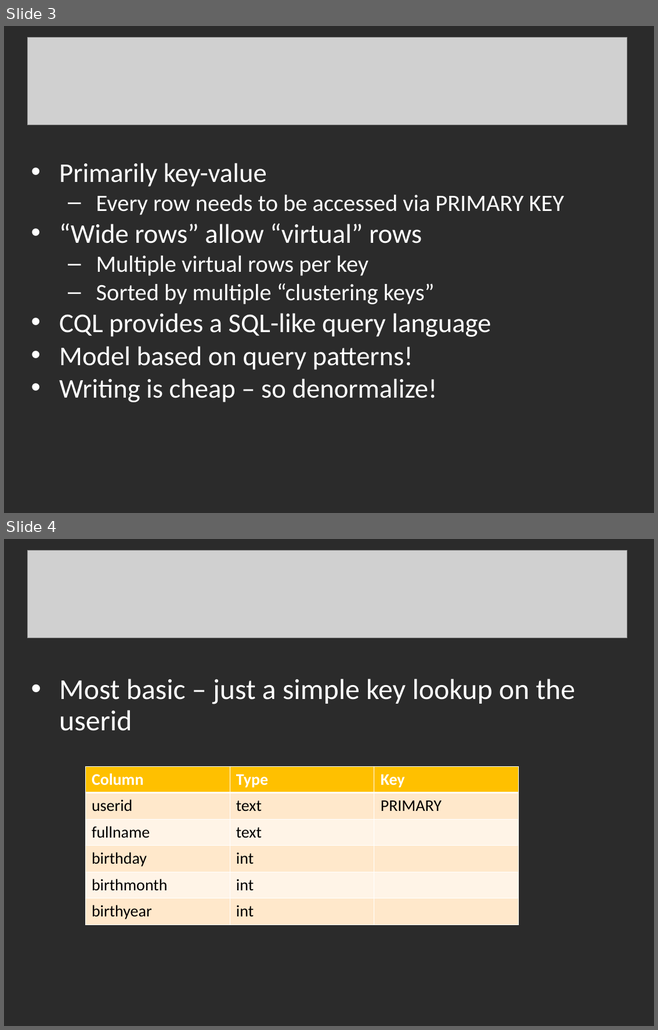
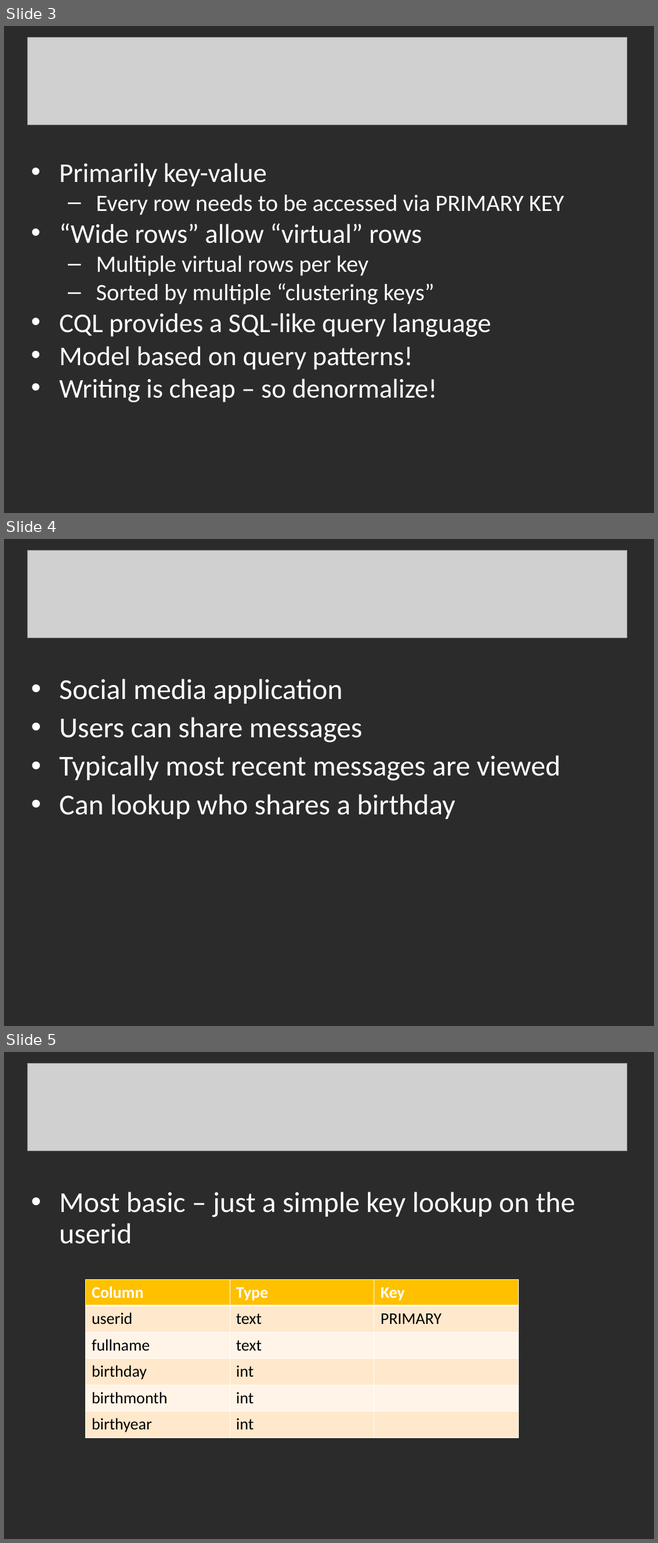
Before and after one commit to SantaBarbaraJavaMeetup/20150929-Cassandra, a slide deck: slides.ppt. Shown one above the other, each under a label of ours: slides 3 and 4 before the commit, slides 3, 4 and 5 after it. The pictures are 658x1030 and 658x1543 pixels, drawn with LibreOffice and Linux fonts; fonts in the diff are those of the drawing; grey boxes stand for pictures; background and template pictures are left out; a plain dark background stands for a picture behind light text. Boxes give left, top, right and bottom in pixels: in the first picture for what was removed or moved away, otherwise in the second. Text is boxed around its words. In the diff, an @@ line names an element or a change of style, - is before the commit and + after.

Commit message:
add missing slide with background on application use case

```diff
--- a/slides.ppt
+++ b/slides.ppt
@@ slide 4 added at (4, 539, 654, 1026), background picture (left out) @@
@@ picture added at (27, 550, 627, 638) @@
@@ text added at (59, 679, 561, 819), 32 pt, text #FFFFFF @@
+• Social media application
+• Users can share messages
+• Typically most recent messages are viewed
+• Can lookup who shares a birthday
@@ what was slide 4 is now slide 5 @@
```
